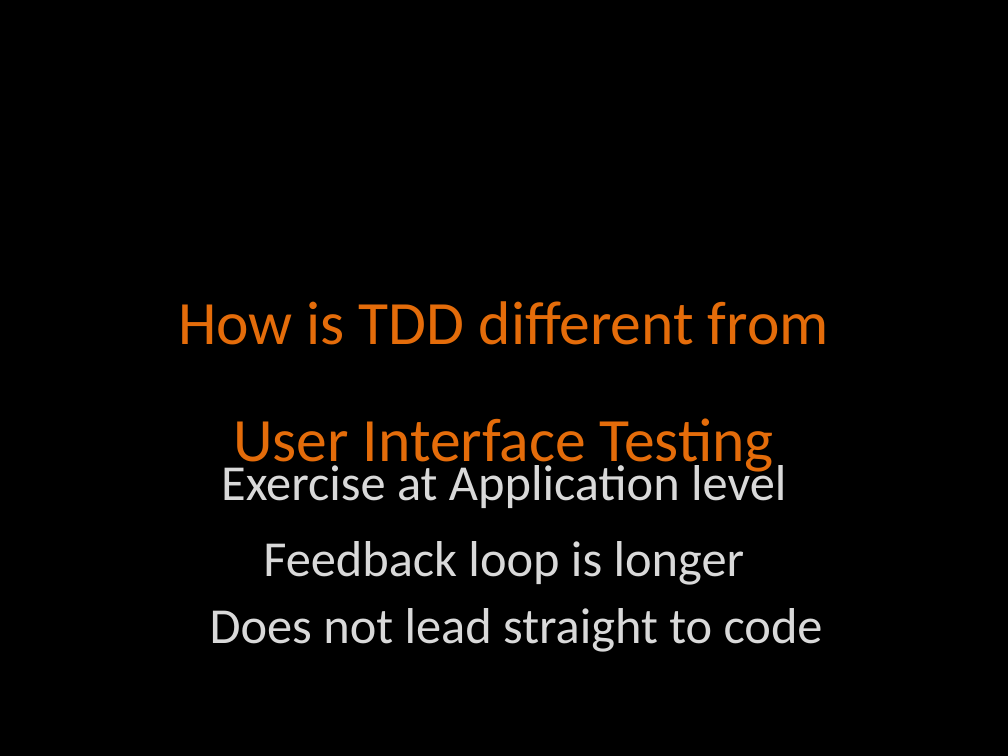
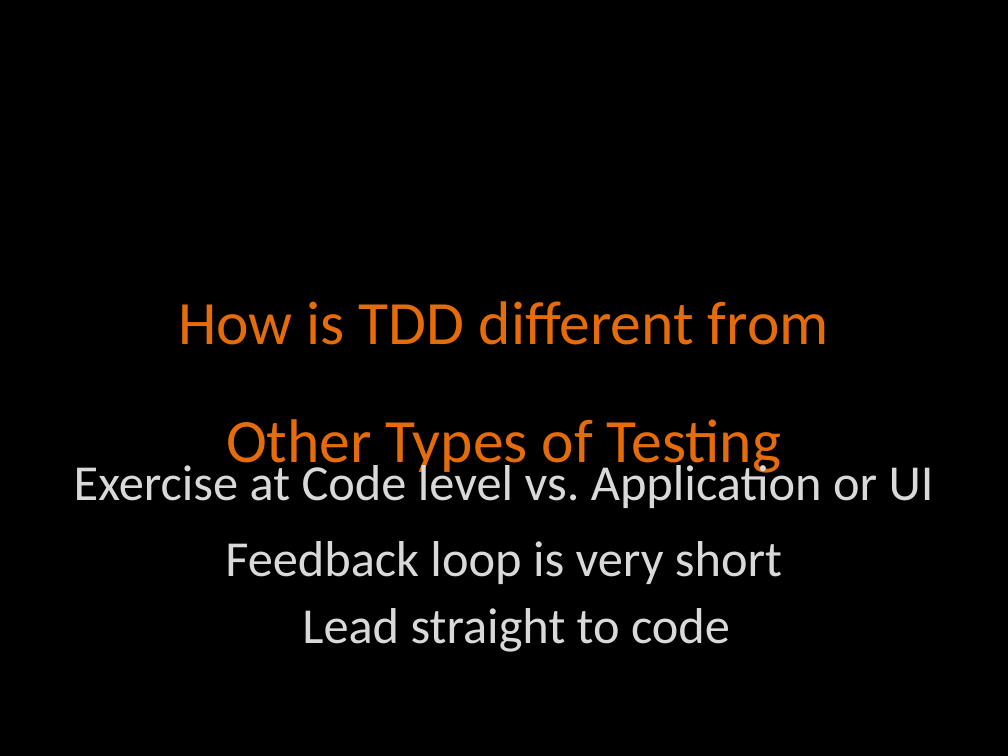
Before and after one commit to agilefire/November2010, a slide deck: slide 11 of Agile Firestarter Autumn 2010 Test-Driven-Development.pptx (slide 8 before the commit). Drawn at 1008x756 pixels with LibreOffice and Linux fonts; fonts in the diff are those of the drawing. Boxes give left, top, right and bottom in pixels: in the first picture for what was removed or moved away, otherwise in the second. Text is boxed around its words. In the diff, an @@ line names an element or a change of style, - is before the commit and + after.

```diff
--- a/Agile Firestarter Autumn 2010 Test-Driven-Development.pptx
+++ b/Agile Firestarter Autumn 2010 Test-Driven-Development.pptx
@@ text "Other Types of Testing" at [226,419,781,476]: vertical alignment top to middle @@
@@ text at [226,419,781,476]: text changed @@
-User Interface Testing
+Other Types of Testing
@@ text at [74,459,934,508]: text changed @@
-Exercise at Application level
+Exercise at Code level vs. Application or UI
@@ text at [225,541,782,584]: text changed @@
-Feedback loop is longer
+Feedback loop is very short
@@ text at [302,608,730,652]: text changed @@
-Does not lead straight to code
+Lead straight to code
```
Also in this commit, not shown: 15 other slides changed, 1 slide added, 5 slides removed.
